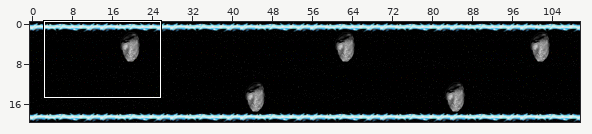
Tiled map -- level38.tmx. The first picture is a wide view before the edit; the outline marks the close-up.
Close-up. Old version:
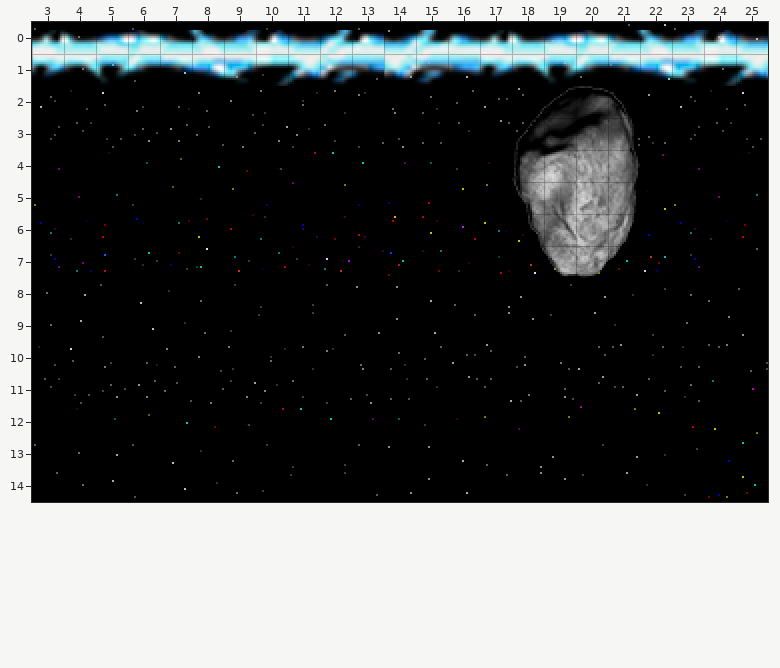
Cells are 16x16 px. Shown: x 3..25, y 0..14. The commit also changed other parts of the map, which this record leaves out.
New version:
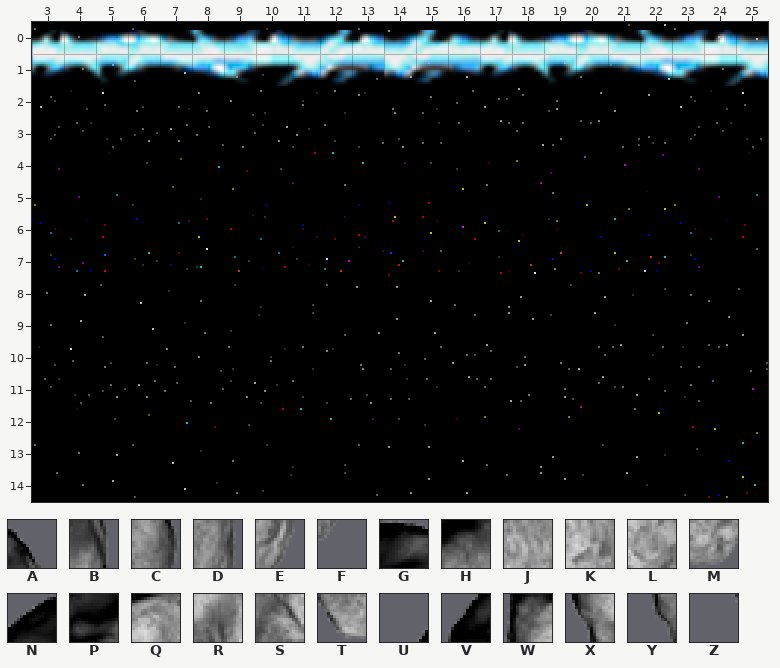
Key: from "reversePolarity Full": A 304 turned 90, B 305 turned 90, C 306 turned 90, D 307 turned 90, E 308 turned 90, F 309 turned 90, G 364 turned 90, H 365 turned 90, J 366 turned 90, K 367 turned 90, L 368 turned 90, M 369 turned 90, N 424 turned 90, P 425 turned 90, Q 426 turned 90, R 427 turned 90, S 428 turned 90, T 429 turned 90, U 484 turned 90, V 485 turned 90, W 486 turned 90, X 487 turned 90, Y 488 turned 90, Z 489 turned 90.
_ is an empty cell.
Changes in this commit:
Layer "hazards":
The author cleared tile A in row 2 at x 21.
The author cleared tile B in row 3 at x 21.
The author cleared tile C in row 4 at x 21.
The author cleared tile D in row 5 at x 21.
The author cleared tile E in row 6 at x 21.
The author cleared tile F in row 7 at x 21.
The author cleared tile G in row 2 at x 20.
The author cleared tile H in row 3 at x 20.
The author cleared tile J in row 4 at x 20.
The author cleared tile K in row 5 at x 20.
The author cleared tile L in row 6 at x 20.
The author cleared tile M in row 7 at x 20.
The author cleared tile N in row 2 at x 19.
The author cleared tile P in row 3 at x 19.
The author cleared tile Q in row 4 at x 19.
The author cleared tile R in row 5 at x 19.
The author cleared tile S in row 6 at x 19.
The author cleared tile T in row 7 at x 19.
The author cleared tile U in row 2 at x 18.
The author cleared tile V in row 3 at x 18.
The author cleared tile W in row 4 at x 18.
The author cleared tile X in row 5 at x 18.
The author cleared tile Y in row 6 at x 18.
The author cleared tile Z in row 7 at x 18.
Where, in picture pixels (left, top, right, bottom), the same in both close-ups:
removed: (512, 86, 640, 278)
